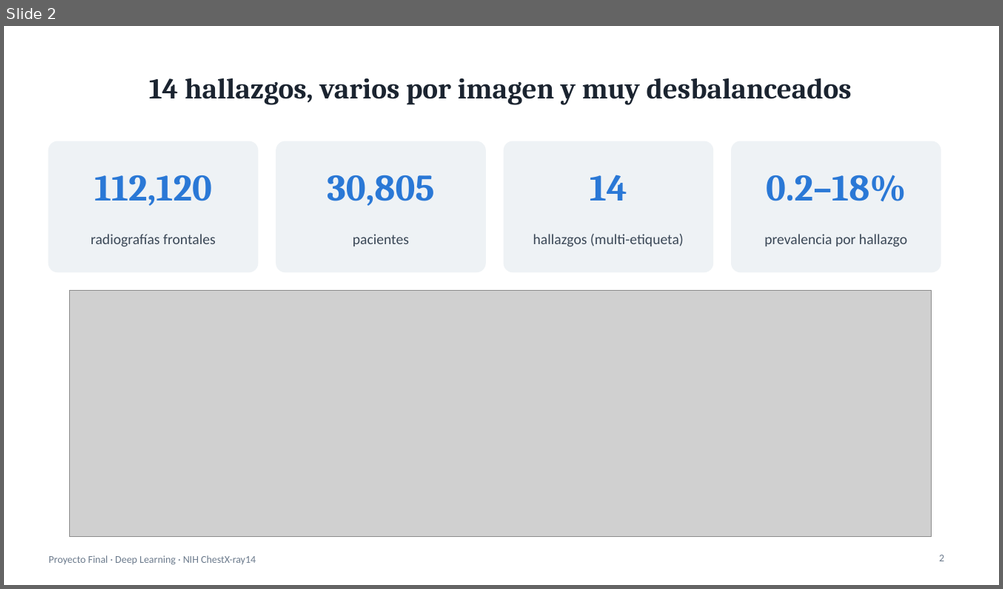
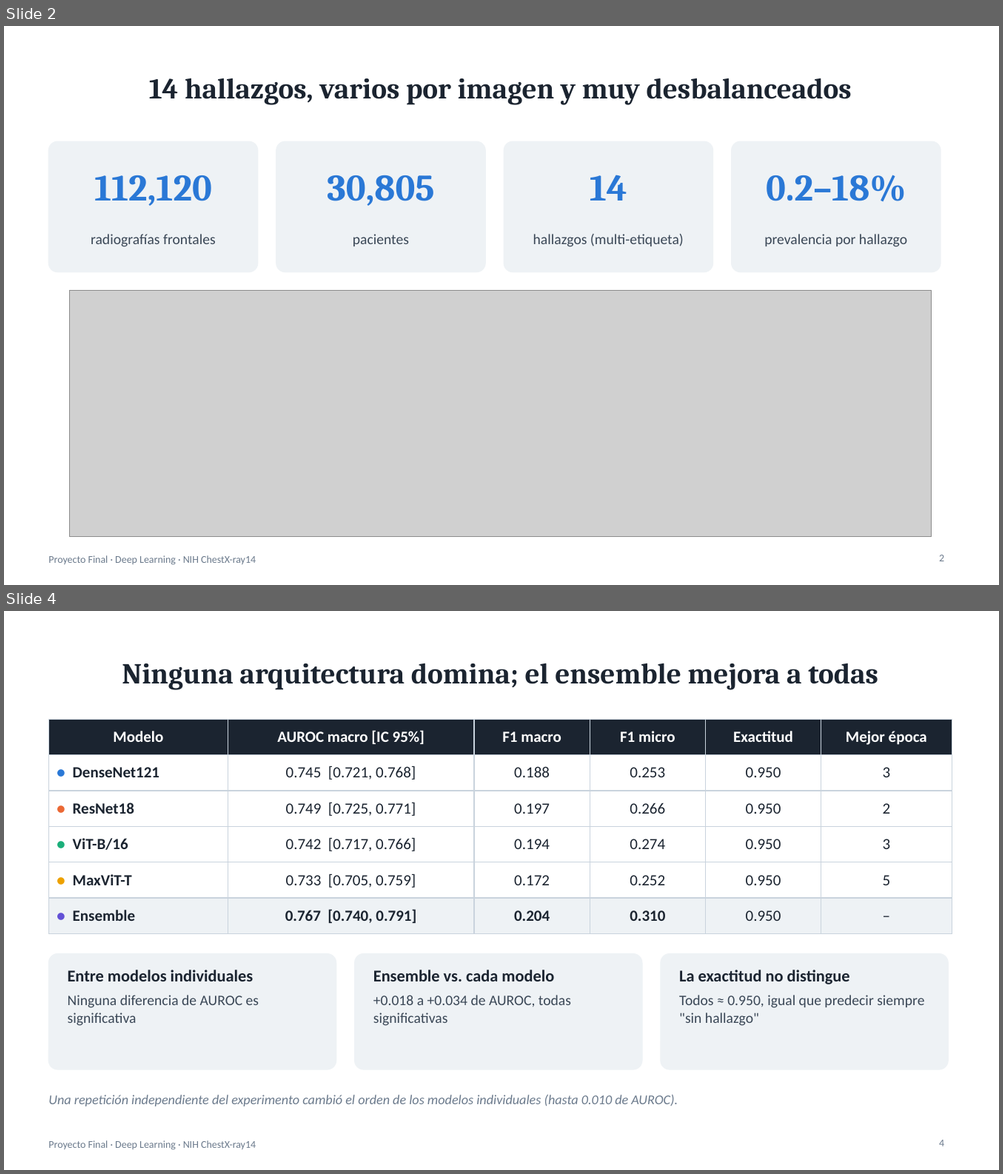
Before and after one commit to alfredogallegosmtr-sys/proyecto-final-dl-radiologia, a slide deck: slides/presentacion_final.pptx. Shown one above the other, each under a label of ours: slide 2 before the commit, slides 2 and 4 after it; the slides between them are not shown. The pictures are 1003x589 and 1003x1174 pixels, drawn with LibreOffice and Linux fonts; fonts in the diff are those of the drawing; grey boxes stand for pictures. Boxes give left, top, right and bottom in pixels: in the first picture for what was removed or moved away, otherwise in the second. Text is boxed around its words. In the diff, an @@ line names an element or a change of style, - is before the commit and + after.

```diff
--- a/slides/presentacion_final.pptx
+++ b/slides/presentacion_final.pptx
@@ slide 4 added at [4, 611, 999, 1170], background #FFFFFF; not listed: 1 template element that a slide beside it also shows @@
@@ title added at [122, 663, 878, 690], 28 pt, text #1B2430, bold @@
+Ninguna arquitectura domina; el ensemble mejora a todas
@@ table added at [48, 719, 951, 926], 6 rows, 6 columns @@
+Modelo | AUROC macro [IC 95%] | F1 macro | F1 micro | Exactitud | Mejor época
+● DenseNet121 | 0.745 [0.721, 0.768] | 0.188 | 0.253 | 0.950 | 3
+● ResNet18 | 0.749 [0.725, 0.771] | 0.197 | 0.266 | 0.950 | 2
+● ViT-B/16 | 0.742 [0.717, 0.766] | 0.194 | 0.274 | 0.950 | 3
+● MaxViT-T | 0.733 [0.705, 0.759] | 0.172 | 0.252 | 0.950 | 5
+● Ensemble | 0.767 [0.740, 0.791] | 0.204 | 0.310 | 0.950 | –
@@ rounded rectangle added at [48, 954, 336, 1070], fill #EEF2F5, outline #EEF2F5 1 pt @@
@@ rounded rectangle added at [355, 954, 642, 1070], fill #EEF2F5, outline #EEF2F5 1 pt @@
@@ rounded rectangle added at [660, 954, 948, 1070], fill #EEF2F5, outline #EEF2F5 1 pt @@
@@ text added at [68, 970, 259, 1026], 14 pt, text #3A4756 @@
+Entre modelos individuales
+Ninguna diferencia de AUROC es significativa
@@ text added at [373, 970, 571, 1026], 14 pt, text #3A4756 @@
+Ensemble vs. cada modelo
++0.018 a +0.034 de AUROC, todas significativas
@@ text added at [679, 970, 924, 1026], 14 pt, text #3A4756 @@
+La exactitud no distingue
+Todos ≈ 0.950, igual que predecir siempre "sin hallazgo"
@@ text added at [48, 1095, 677, 1107], 13 pt, text #6B7A8C, italic @@
+Una repetición independiente del experimento cambió el orden de los modelos individuales (hasta 0.010 de AUROC).
@@ page number added at [939, 1140, 944, 1147], 10 pt, text #6B7A8C @@
+4
```
Also in this commit, not shown: 6 slides changed, 1 other slide added, 1 slide removed, 17 other files.
